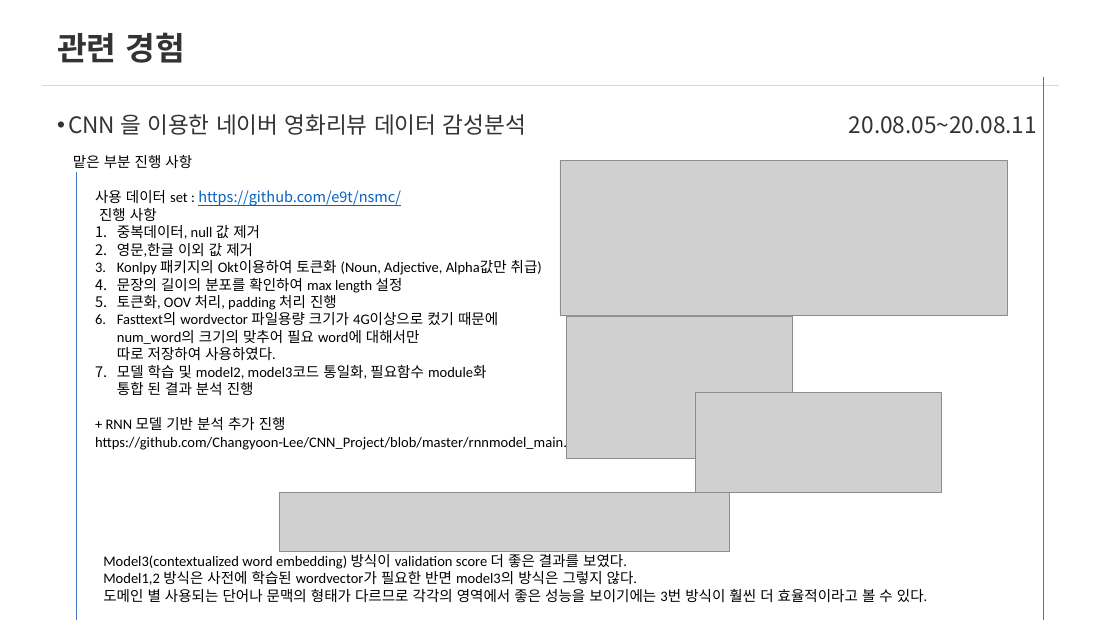
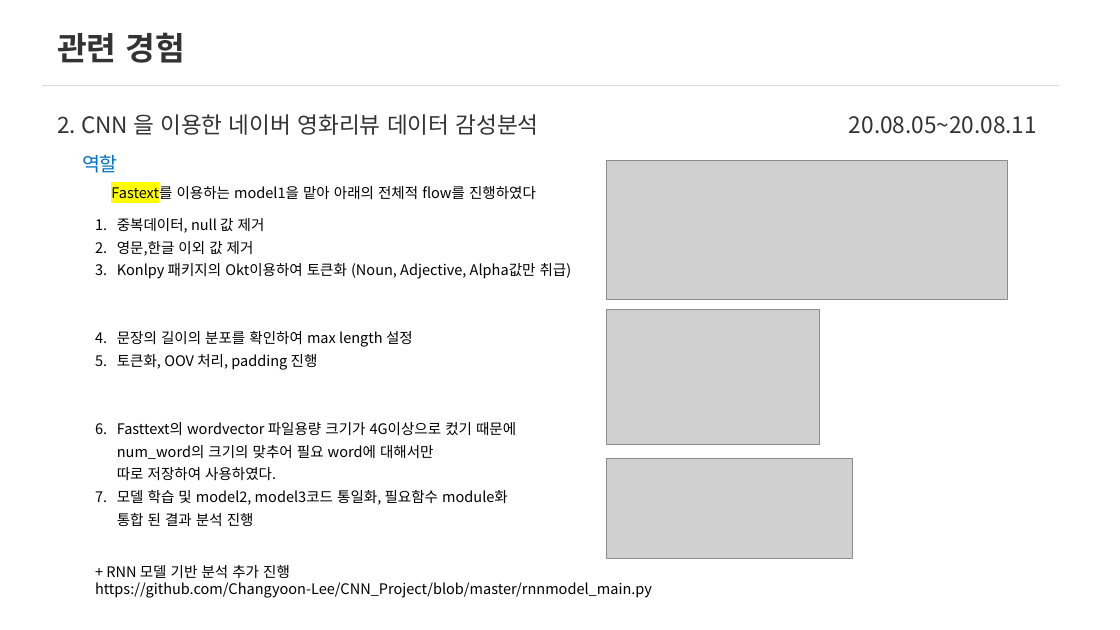
Before and after one commit to Changyoon-Lee/portfolio, a slide deck: slide 7 of 포트폴리오세부내용.pptx (slide 5 before the commit). Drawn at 1120x630 pixels with LibreOffice and Linux fonts; fonts in the diff are those of the drawing; grey boxes stand for pictures. Boxes give left, top, right and bottom in pixels: in the first picture for what was removed or moved away, otherwise in the second. Text is boxed around its words. In the diff, an @@ line names an element or a change of style, - is before the commit and + after.

```diff
--- a/포트폴리오세부내용.pptx
+++ b/포트폴리오세부내용.pptx
@@ line removed from (1043, 77) to (1043, 620) @@
@@ text at bbox=[57, 114, 539, 135]: text changed @@
-• CNN 을 이용한 네이버 영화리뷰 데이터 감성분석
+2. CNN 을 이용한 네이버 영화리뷰 데이터 감성분석
@@ text removed at bbox=[73, 155, 192, 168] @@
-맡은 부분 진행 사항
@@ line removed from (76, 173) to (76, 620) @@
@@ text added at bbox=[82, 154, 118, 173], 24 pt, text #0070C0 @@
+역할
@@ picture: place and size @@
-picture at bbox=[560, 160, 1007, 315]
+picture at bbox=[607, 160, 1007, 299]
@@ text "중복데이터, null 값 제거": place and size @@
-text "중복데이터, null 값 제거" at bbox=[95, 190, 581, 451]
+text "중복데이터, null 값 제거" at bbox=[95, 218, 652, 598]
@@ text at bbox=[95, 190, 401, 221]: paragraphs removed @@
-사용 데이터 set : https://github.com/e9t/nsmc/
-진행 사항
@@ text added at bbox=[111, 184, 536, 203], 18 pt, text #000000 @@
+Fastext를 이용하는 model1을 맡아 아래의 전체적 flow를 진행하였다
@@ text at bbox=[95, 218, 652, 598]: font Calibri to Noto Sans CJK KR; line spacing 1 to 1.3 @@
@@ picture: place and size @@
-picture at bbox=[566, 316, 792, 458]
+picture at bbox=[607, 310, 819, 444]
@@ text at bbox=[117, 354, 318, 370]: text changed; font Calibri to Noto Sans CJK KR @@
-5. 토큰화, OOV 처리, padding 처리 진행
+5. 토큰화, OOV 처리, padding 진행
@@ picture: place and size @@
-picture at bbox=[695, 393, 941, 493]
+picture at bbox=[607, 459, 853, 559]
@@ picture removed at bbox=[279, 493, 729, 551] @@
@@ text removed at bbox=[103, 554, 927, 603] @@
-Model3(contextualized word embedding) 방식이 validation score 더 좋은 결과를 보였다.
-Model1,2 방식은 사전에 학습된 wordvector가 필요한 반면 model3의 방식은 그렇지 않다.
-도메인 별 사용되는 단어나 문맥의 형태가 다르므로 각각의 영역에서 좋은 성능을 보이기에는 3번 방식이 훨씬 더 효율적이라고 볼 수 있다.
```
Also in this commit, not shown: 12 other slides changed, 5 slides added.
